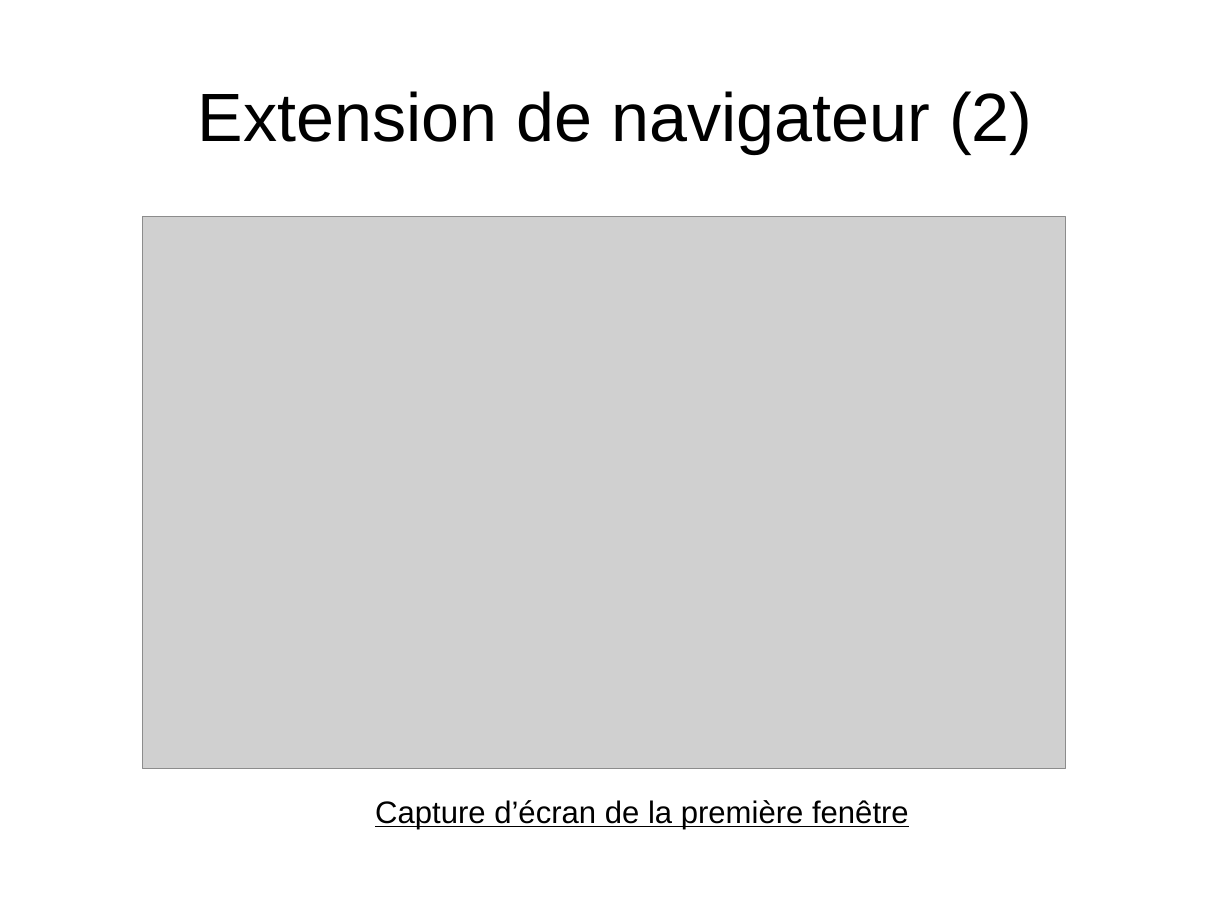
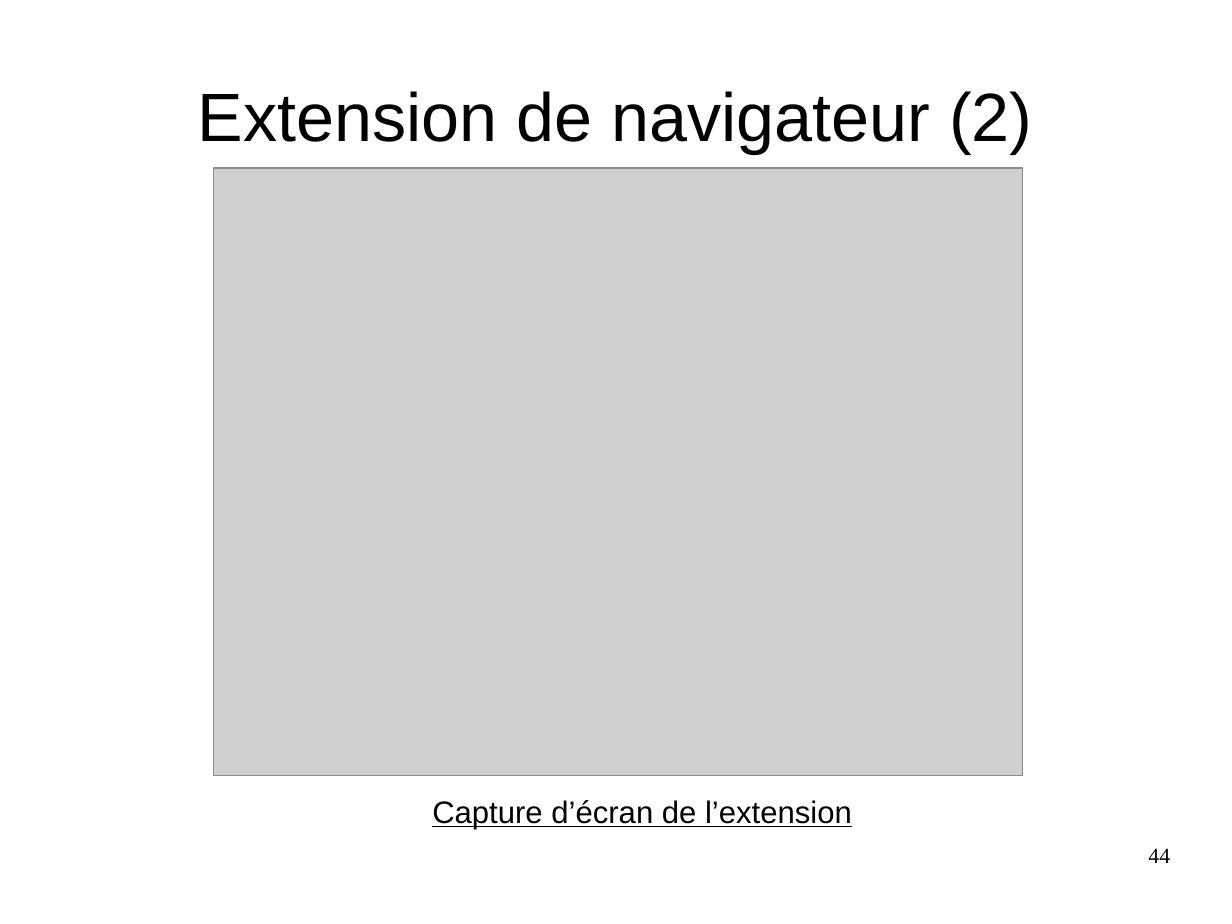
Before and after one commit to YohannBethoule/AnnuaireCollaboratif, a slide deck: slide 44 of doc/diapo_finale.odp (slide 43 before the commit). Drawn at 1232x924 pixels with LibreOffice and Linux fonts; fonts in the diff are those of the drawing; grey boxes stand for pictures. Boxes give left, top, right and bottom in pixels: in the first picture for what was removed or moved away, otherwise in the second. Text is boxed around its words. In the diff, an @@ line names an element or a change of style, - is before the commit and + after.

```diff
--- a/doc/diapo_finale.odp
+++ b/doc/diapo_finale.odp
@@ picture: place and size @@
-picture at [143,216,1067,769]
+picture at [214,168,1023,775]
@@ text at [432,800,852,829]: text changed @@
-Capture d’écran de la première fenêtre
+Capture d’écran de l’extension
@@ page number added at [1148,848,1170,863], 14 pt, text #000000 @@
+44
```
Also in this commit, not shown: 30 other slides changed, 1 slide added.
